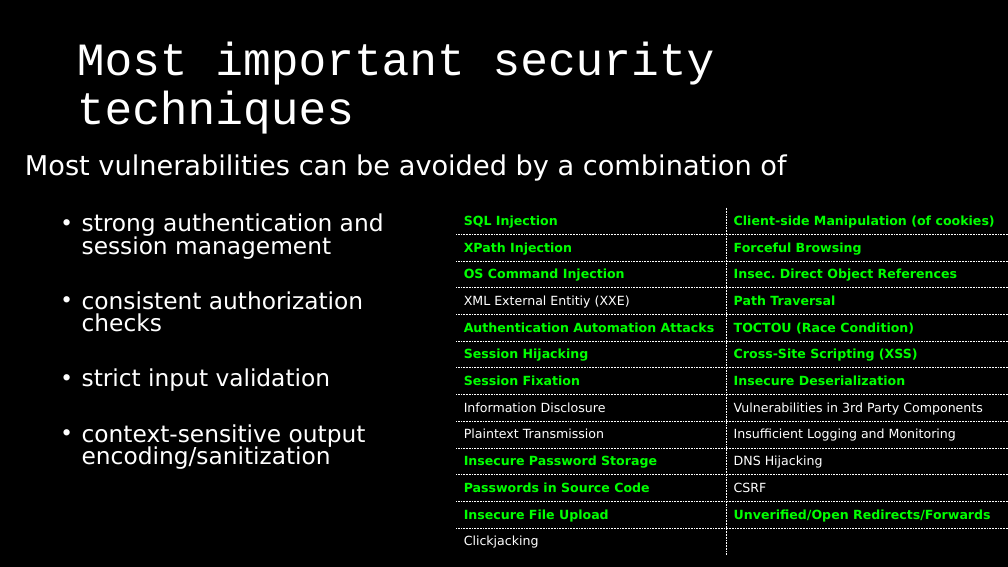
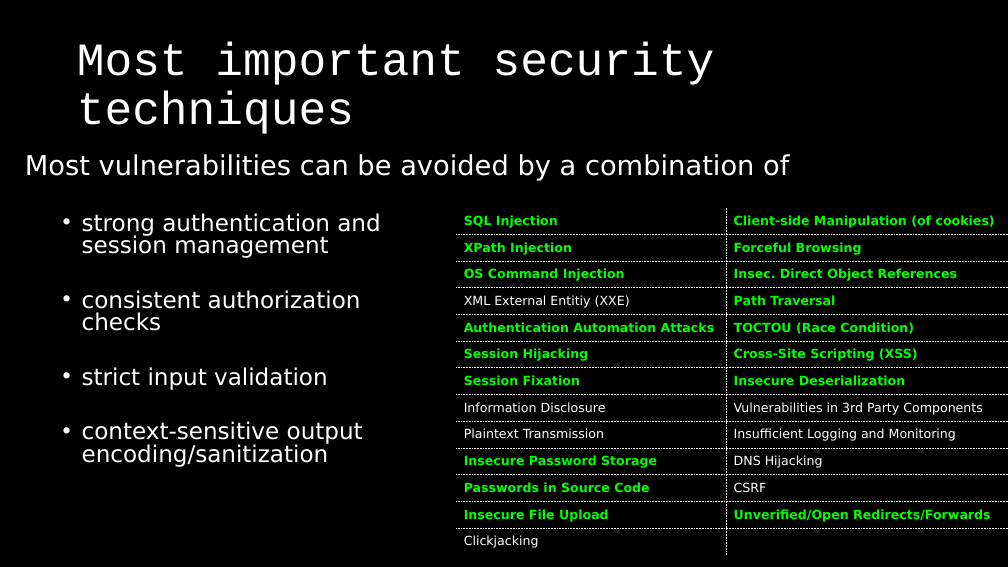
Before and after one commit to dschwarz91/websec-lecture, a slide deck: slide 9 of slides/9_Conclusions.pptx. Drawn at 1008x567 pixels with LibreOffice and Linux fonts; fonts in the diff are those of the drawing. Boxes give left, top, right and bottom in pixels: in the first picture for what was removed or moved away, otherwise in the second. Text is boxed around its words. In the diff, an @@ line names an element or a change of style, - is before the commit and + after.

```diff
--- a/slides/9_Conclusions.pptx
+++ b/slides/9_Conclusions.pptx
@@ text "Most vulnerabilities can be avoided ..." at [25,154,789,467]: size 25.9 to 26 pt in "Most vulnerabilities can be avoided by a ..."; size 22.2 to 22 pt in "strong authentication and session management", "consistent authorization checks", "strict input validation", "context-sensitive output encoding/sanitization" @@
```
Also in this commit, not shown: 3 other slides changed, 1 other file.
